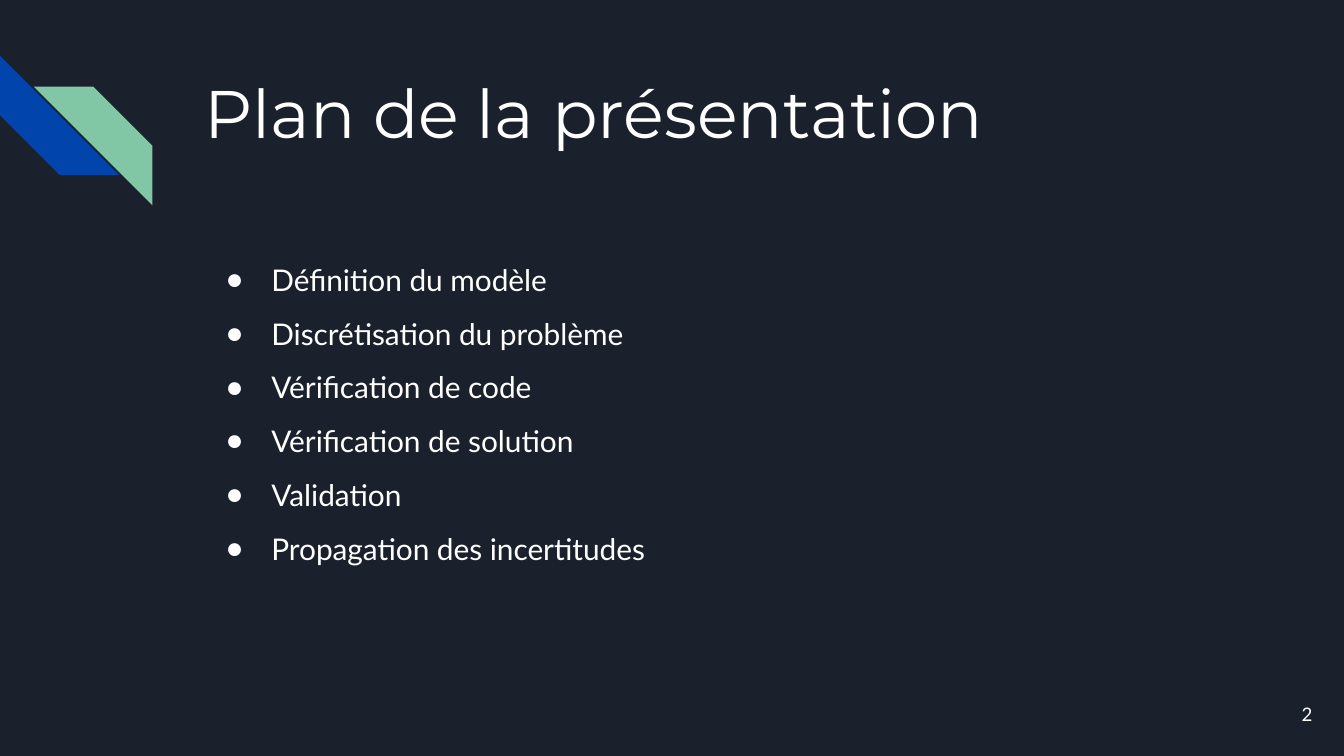
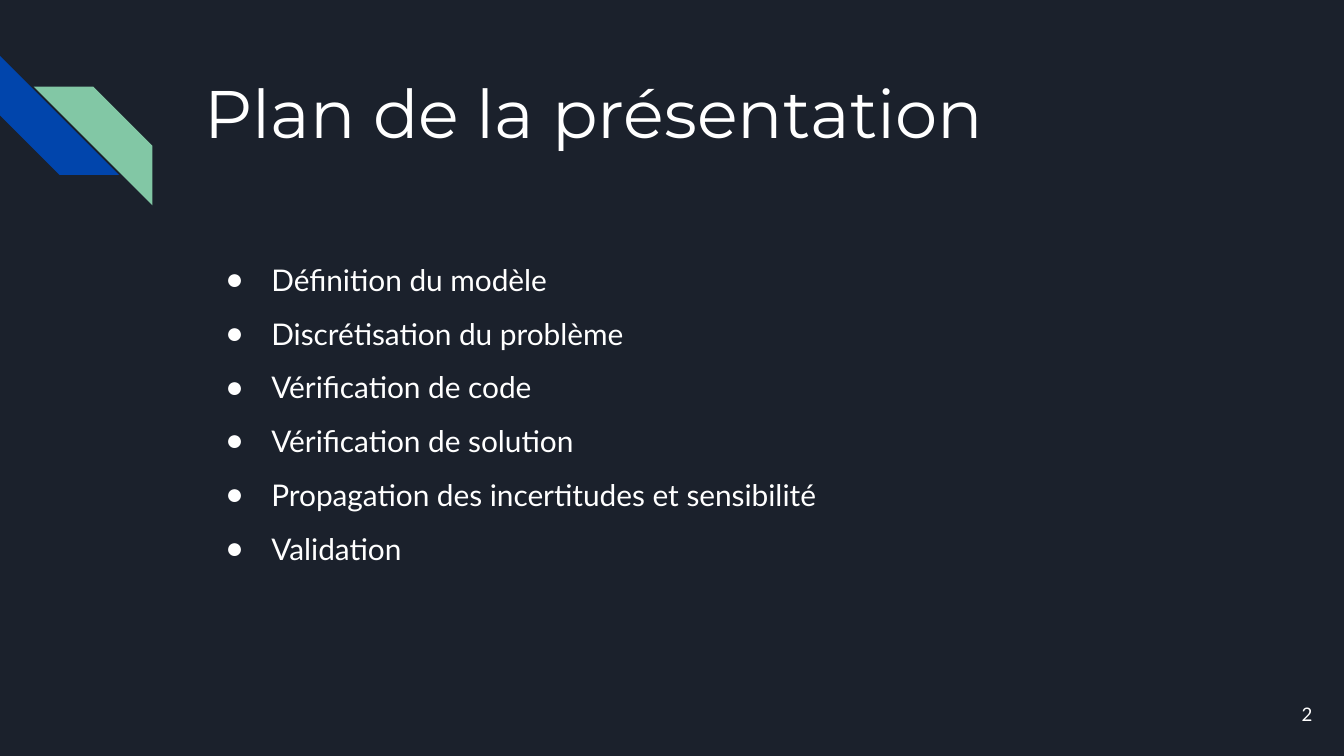
Before and after one commit to Luckabarbeau/Final_projet_mec8211, a slide deck: slide 2 of Presentation-projet-de-session.pptx. Drawn at 1344x756 pixels with LibreOffice and Linux fonts; fonts in the diff are those of the drawing. Boxes give left, top, right and bottom in pixels: in the first picture for what was removed or moved away, otherwise in the second. Text is boxed around its words. In the diff, an @@ line names an element or a change of style, - is before the commit and + after.

Commit message:
petite correction

```diff
--- a/Presentation-projet-de-session.pptx
+++ b/Presentation-projet-de-session.pptx
@@ text at (271, 484, 817, 512): paragraph added @@
+● Propagation des incertitudes et sensibilité
@@ text at (271, 538, 645, 566): paragraph removed @@
-● Propagation des incertitudes
```
